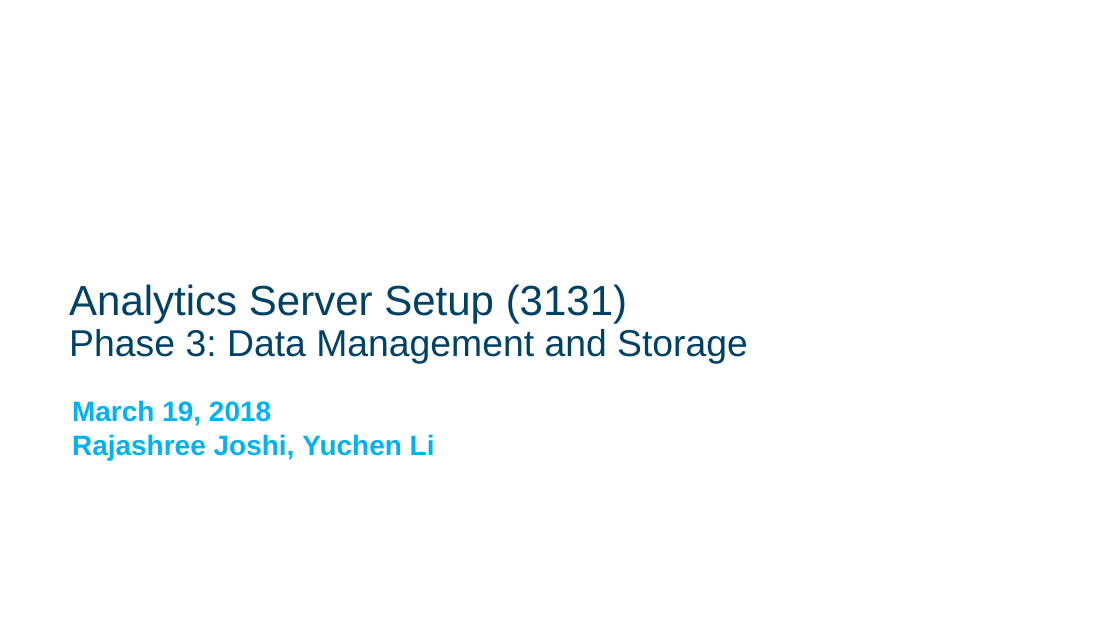
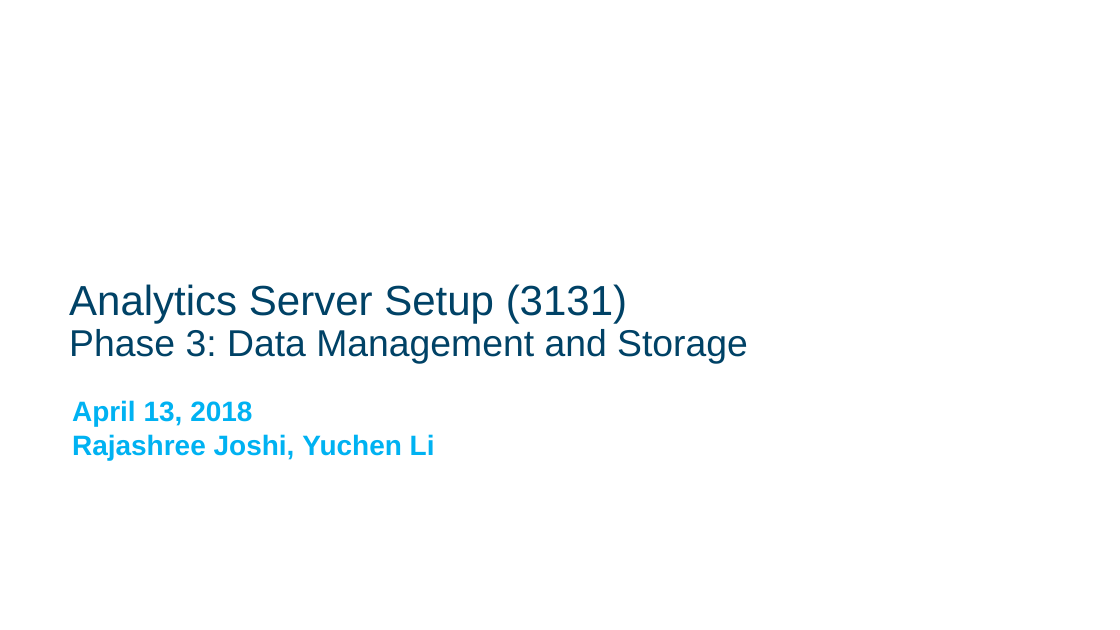
Before and after one commit to ralf0615/Analytics_project_backlog, a slide deck: slide 1 of Stage_2/Analytics Server, Data Management & Storage_v3.pptx. Drawn at 1120x630 pixels with LibreOffice and Linux fonts; fonts in the diff are those of the drawing; background and template pictures are left out. Boxes give left, top, right and bottom in pixels: in the first picture for what was removed or moved away, otherwise in the second. Text is boxed around its words. In the diff, an @@ line names an element or a change of style, - is before the commit and + after.

```diff
--- a/Stage_2/Analytics Server, Data Management & Storage_v3.pptx
+++ b/Stage_2/Analytics Server, Data Management & Storage_v3.pptx
@@ subtitle at box(72, 400, 252, 426): text changed @@
-March 19, 2018
+April 13, 2018
```
Also in this commit, not shown: 1 other slide changed, 2 slides added, 2 other files.
